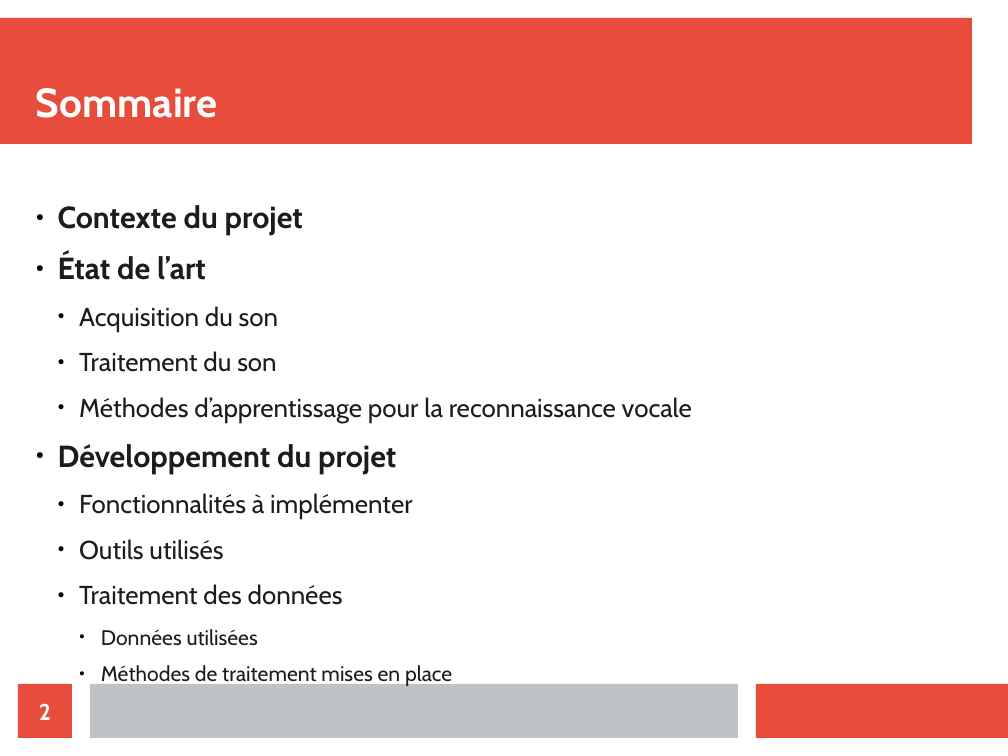
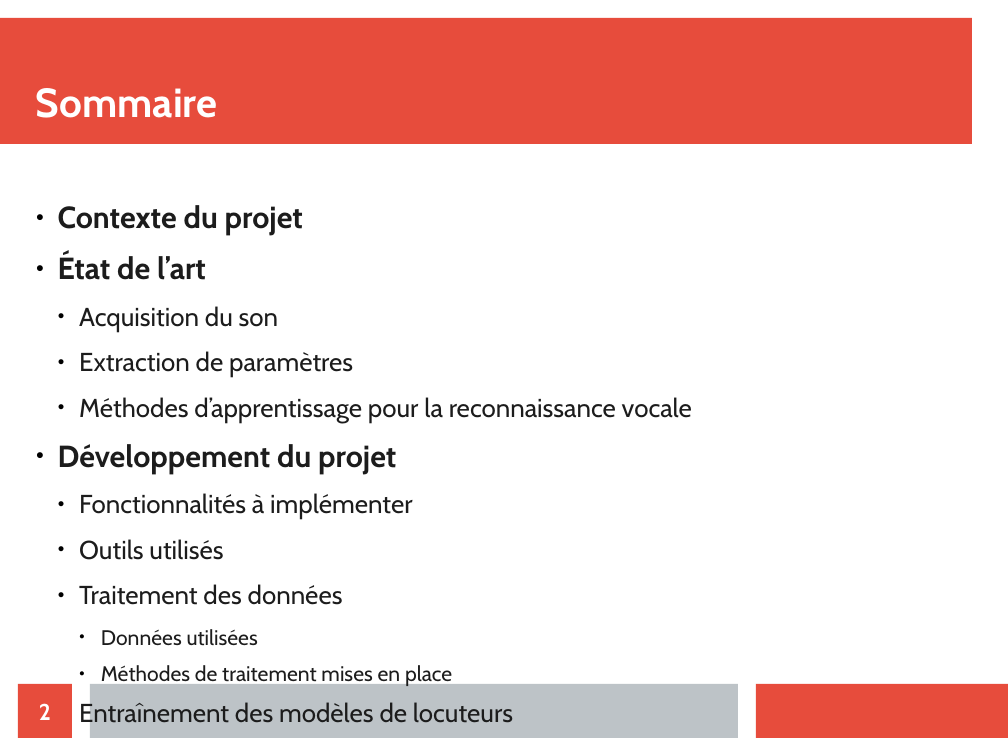
Before and after one commit to bessalahAmar/Speaker-Verification-paris8-, a slide deck: slide 2 of Presentation/diapo.odp. Drawn at 1008x756 pixels with LibreOffice and Linux fonts; fonts in the diff are those of the drawing. Boxes give left, top, right and bottom in pixels: in the first picture for what was removed or moved away, otherwise in the second. Text is boxed around its words. In the diff, an @@ line names an element or a change of style, - is before the commit and + after.

```diff
--- a/Presentation/diapo.odp
+++ b/Presentation/diapo.odp
@@ text at [79, 351, 353, 377]: text changed @@
-  ● Traitement du son
+  ● Extraction de paramètres
@@ text at [79, 700, 513, 727]: paragraph added @@
+  ● Entraînement des modèles de locuteurs
```
Also in this commit, not shown: 2 other slides changed, 14 slides added.
